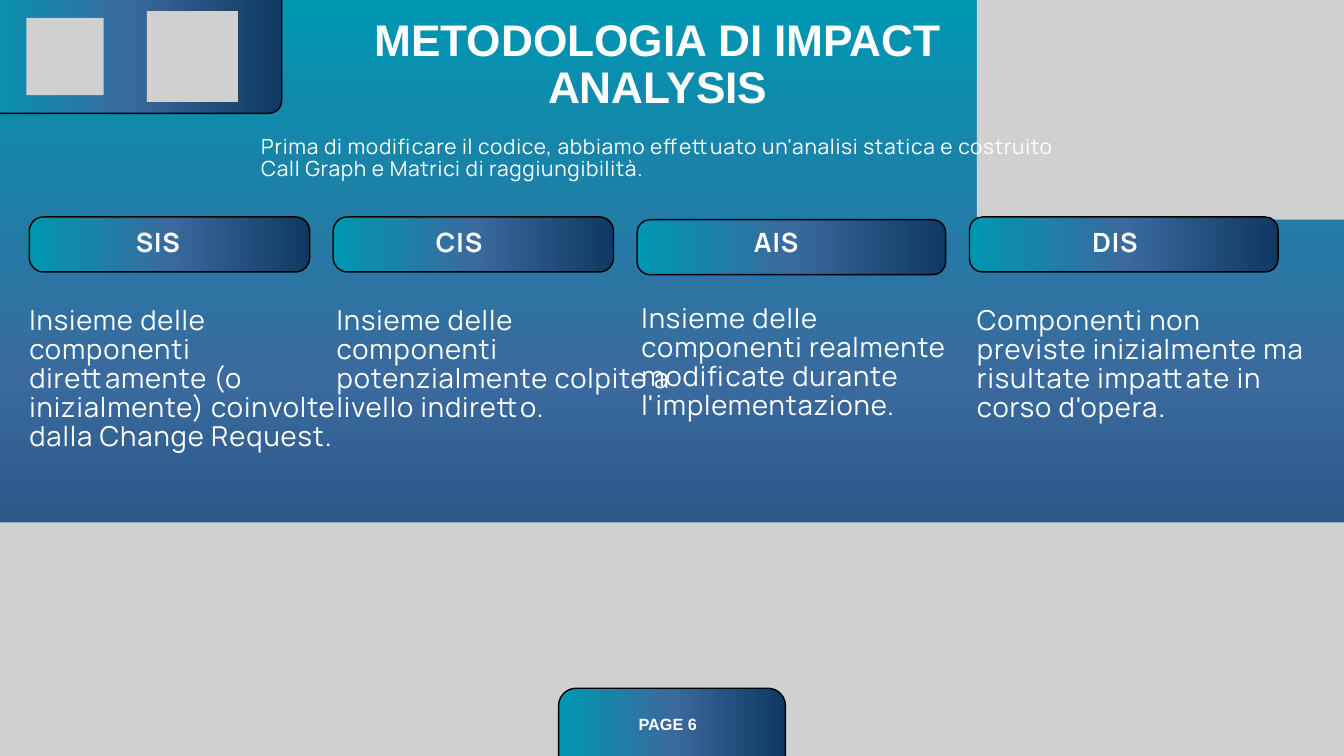
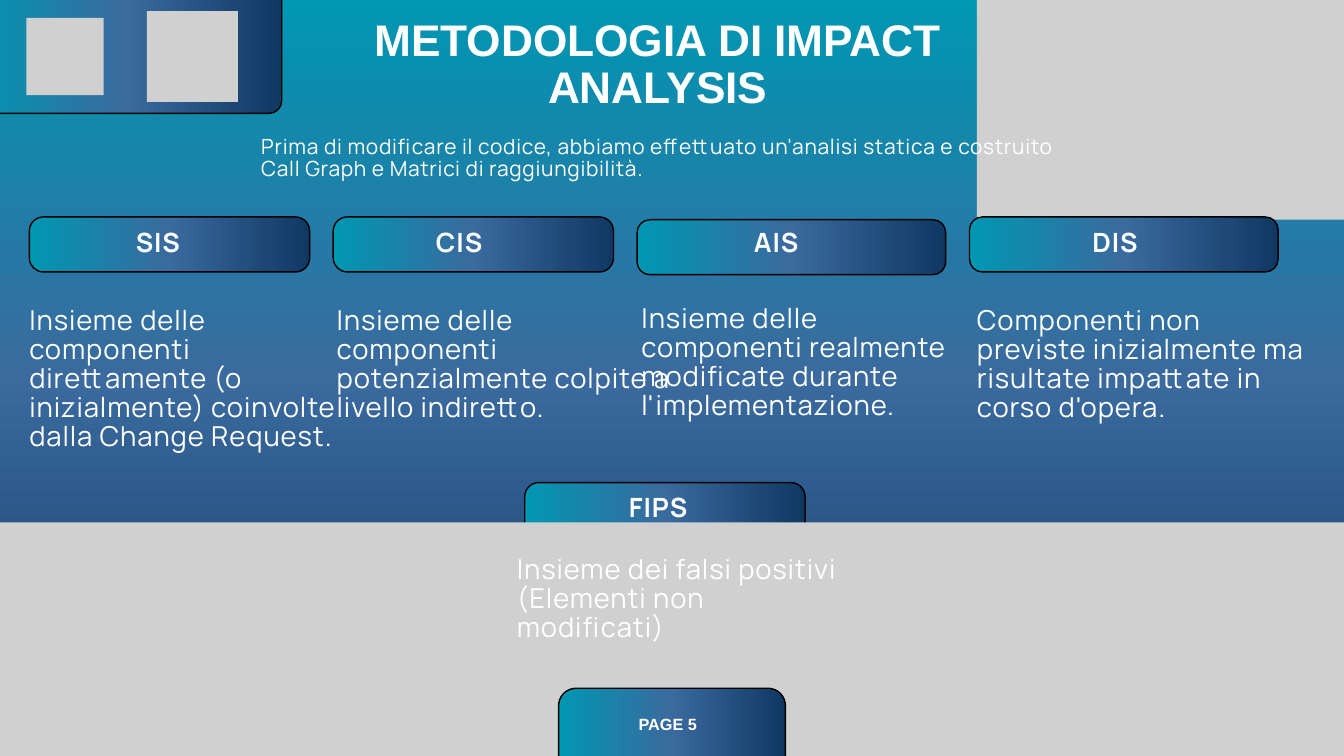
Before and after one commit to MikeCillo/junit-to-jmh, a slide deck: slide 5 of Green and Blue Futuristic Technology Computer Science Presentation (1).pptx (slide 6 before the commit). Drawn at 1344x756 pixels with LibreOffice and Linux fonts; fonts in the diff are those of the drawing; grey boxes stand for pictures. Boxes give left, top, right and bottom in pixels: in the first picture for what was removed or moved away, otherwise in the second. Text is boxed around its words. In the diff, an @@ line names an element or a change of style, - is before the commit and + after.

```diff
--- a/Green and Blue Futuristic Technology Computer Science Presentation (1).pptx
+++ b/Green and Blue Futuristic Technology Computer Science Presentation (1).pptx
@@ freeform shape added at box(525, 482, 805, 538), fill gradient #0097B2 to #3A6A9E to #103863, outline #000000 1.5 pt @@
@@ text added at box(629, 497, 687, 524), 28.4 pt, text #FFFFFF, bold @@
+FIPS
@@ text added at box(517, 559, 835, 641), 29.4 pt, text #FFFFFF @@
+Insieme dei falsi positivi (Elementi non modificati)
@@ picture removed at box(638, 625, 678, 665) @@
```
Also in this commit, not shown: 14 other slides changed, 1 slide removed.
